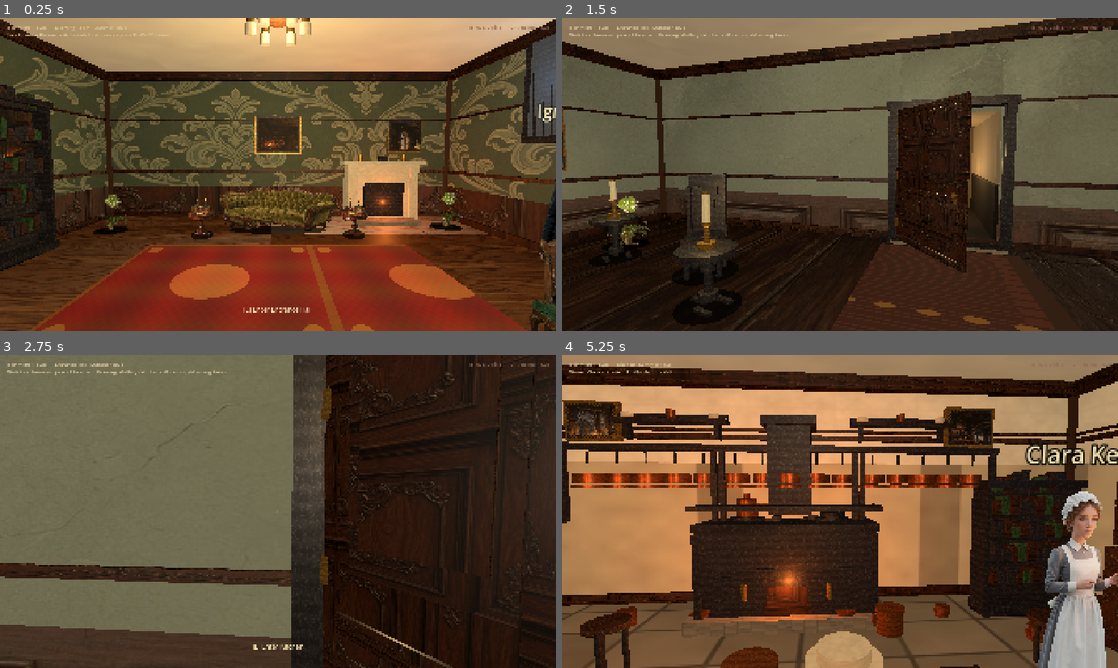
Above: before the commit, frames 1-4 (two rows, left to right).
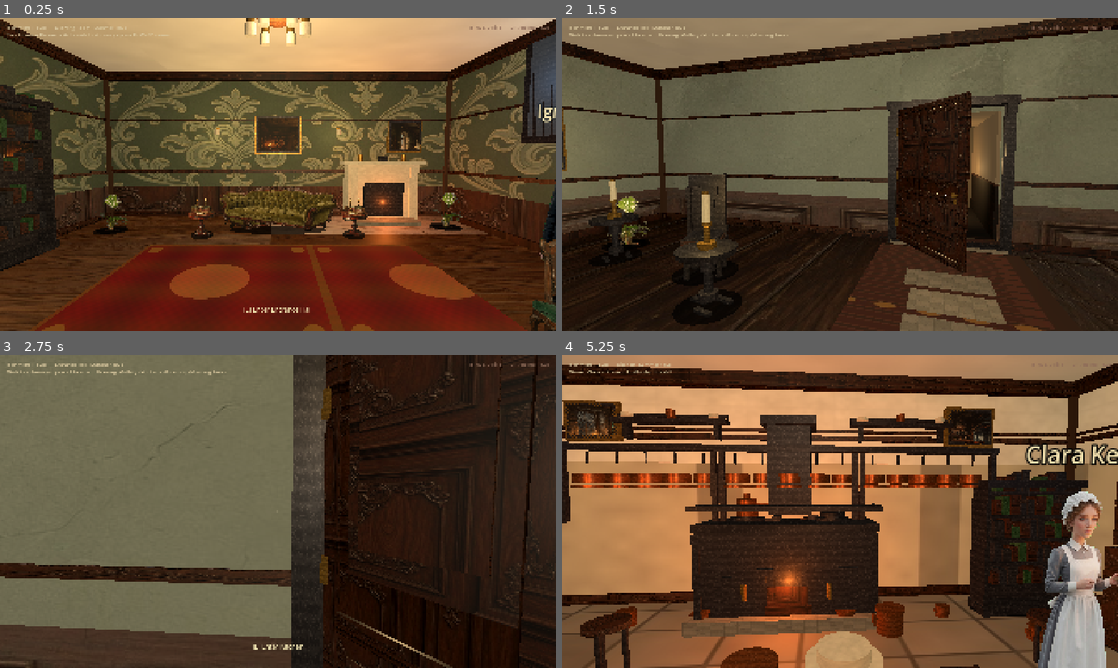
Above: after the commit, the same moments.

Repository: drakewing-eng/aetheric-engine
Game: Godot game, scene res://scenes/fps_main.tscn
Same seed, same stepped clock (60 frames per second), same inputs: the game is played once before the commit and once after it.
Inputs (mouse positions are in pixels of both pictures, inside the frame that each line leads up to):
- Up to frame 1 (0.25 s): no input
- Up to frame 2 (1.5 s): tap Enter at 0.5 s; move the mouse to (867, 174) at 0.52 s; hold E (interact) 0.53-1.28 s; hold W (move_forward) from 0.53 s (still down); click (867, 174) at 0.67 s; move the mouse to (812, 174) at 1.27 s; tap E (interact) at 1.35 s
- Up to frame 3 (2.75 s): keep holding W (move_forward); tap E (interact) at 2 s; move the mouse to (289, 505) at 2.02 s; hold E (interact) from 2.03 s (still down)
- Up to frame 4 (5.25 s): keep holding W (move_forward); move the mouse to (834, 517) at 2.77 s; release E (interact) at 2.78 s; tap E (interact) at 2.85, 4.35 s; click (834, 517) at 2.92 s; move the mouse to (878, 514) at 3.52 s; hold E (interact) 3.53-4.28 s; tap Enter at 4.25 s; move the mouse to (795, 508) at 4.27 s; tap Space at 5 s; move the mouse to (845, 511) at 5.02 s; hold E (interact) from 5.03 s (still down); click (845, 511) at 5.17 s

The runs differ from the first frame. In frame 1, 18% of the frame differs, in the area x 10-95%, y 12-100%; in frame 2, 3.7%; in frame 3, less than 0.1%; in frame 4, 5.3%.

Commit message:
visual loop 33: dark conservatory paper, wall sconces, hall stone path

Diff:
--- a/aetheric-engine-godot/scripts/fps_props.gd
+++ b/aetheric-engine-godot/scripts/fps_props.gd
@@ -115,6 +115,8 @@
 			node = _make_wall_vine(prop)
 		"floor_path":
 			node = _make_floor_path(prop)
+		"wall_sconce":
+			node = _make_wall_sconce(prop)
 		"chandelier":
 			node = _make_chandelier(prop)
 		"chalk_board":
@@ -569,6 +571,23 @@
 		var z := -length * 0.5 + 0.3 + float(i) * (length / float(n))
 		var ox := 0.03 * float((i % 3) - 1)
 		_add_box(root, Vector3(ox, 0.02, z), Vector3(width * (0.85 + float(i % 2) * 0.1), 0.04, 0.48), STONE, false, 0.7)
+	return root
+
+
+static func _make_wall_sconce(prop: Dictionary) -> Node3D:
+	## Brass wall light — period sconce with warm omni.
+	var root := Node3D.new()
+	root.name = "WallSconce"
+	var y: float = float(prop.get("height", 2.1))
+	_add_box(root, Vector3(0, y, 0), Vector3(0.08, 0.12, 0.06), BRASS, false, 0.3)
+	_add_box(root, Vector3(0, y, 0.08), Vector3(0.04, 0.04, 0.12), BRASS.darkened(0.05), false, 0.3)
+	_add_cylinder(root, Vector3(0, y - 0.05, 0.16), 0.05, 0.1, Color(0.9, 0.85, 0.7), false, 0.45)
+	var lamp := OmniLight3D.new()
+	lamp.light_color = Color(1.0, 0.85, 0.55)
+	lamp.light_energy = 0.55
+	lamp.omni_range = 3.5
+	lamp.position = Vector3(0, y - 0.05, 0.2)
+	root.add_child(lamp)
 	return root
 
 
--- a/aetheric-engine-godot/scripts/fps_rooms.gd
+++ b/aetheric-engine-godot/scripts/fps_rooms.gd
@@ -124,6 +124,10 @@
 			{"kind": "crate", "pos": [-3.8, 0.0, 2.0], "scale": 0.55},
 			{"kind": "plant", "pos": [-3.9, 0.0, 0.5], "scale": 0.9,
 				"texture": "res://assets/props/plants/plant_palm.png", "width": 0.9, "height": 1.1},
+			{"kind": "wall_sconce", "pos": [-4.2, 0.0, -0.5], "yaw": 90.0, "height": 2.2},
+			{"kind": "wall_sconce", "pos": [4.2, 0.0, 1.0], "yaw": -90.0, "height": 2.2},
+			{"kind": "wall_sconce", "pos": [-1.5, 0.0, -4.7], "yaw": 0.0, "height": 2.25},
+			{"kind": "wall_sconce", "pos": [1.5, 0.0, -4.7], "yaw": 0.0, "height": 2.25},
 		],
 		"doors": [
 			{
@@ -230,6 +234,11 @@
 			{"kind": "wall_shelf", "pos": [3.5, 0.0, -4.7], "yaw": 0.0, "width": 2.0, "shelf_y": 1.9},
 			{"kind": "wall_shelf", "pos": [6.5, 0.0, 0.0], "yaw": -90.0, "width": 2.4, "shelf_y": 1.95},
 			{"kind": "wall_shelf", "pos": [-6.5, 0.0, 1.0], "yaw": 90.0, "width": 2.0, "shelf_y": 1.95},
+			{"kind": "wall_sconce", "pos": [-3.0, 0.0, -4.6], "yaw": 0.0, "height": 2.15},
+			{"kind": "wall_sconce", "pos": [3.0, 0.0, -4.6], "yaw": 0.0, "height": 2.15},
+			{"kind": "wall_sconce", "pos": [6.5, 0.0, 2.0], "yaw": -90.0, "height": 2.2},
+			{"kind": "wall_sconce", "pos": [-6.5, 0.0, -1.5], "yaw": 90.0, "height": 2.2},
+			{"kind": "floor_path", "pos": [0.0, 0.0, 0.0], "yaw": 0.0, "length": 7.0, "width": 1.1},
 		],
 		"doors": [
 			{
@@ -605,8 +614,8 @@
 		"spawn": [0.0, 0.0, 3.0],
 		"spawn_yaw": 0.0,
 		"wall_style": "victorian",
-		"wallpaper": TEX + "wallpaper_conservatory.jpg",
-		# Dark mahogany on solid corners (cream conservatory wainscot read as blank plaster)
+		# Both layers dark panel — cream paper never peeks at solid corners
+		"wallpaper": TEX + "wainscot_drawing.jpg",
 		"wainscot": TEX + "wainscot_drawing.jpg",
 		"floor_texture": TEX + "floor_conservatory.jpg",
 		"floor_color": Color(0.36, 0.42, 0.32),
